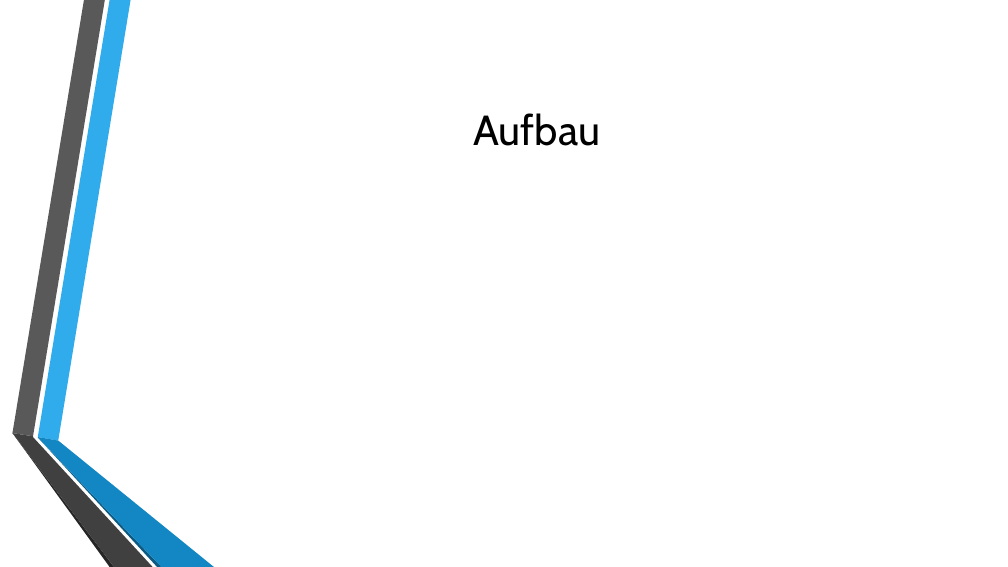
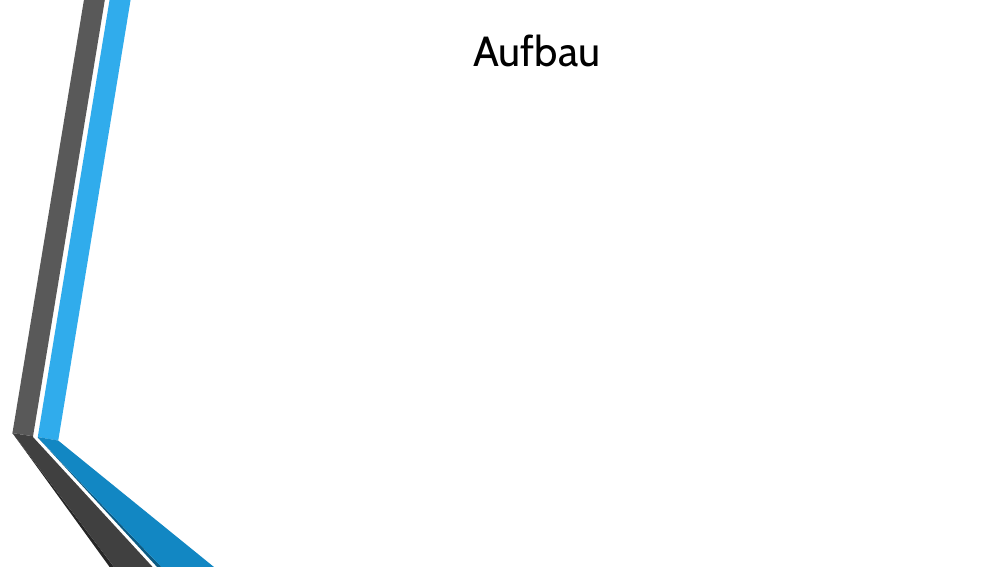
Before and after one commit to AlexFireBirds/CAS-Embedded-System-2018---Object-Tracking, a slide deck: slide 4 of 00_Dokumentation/Präsentation.pptx. Drawn at 1008x567 pixels with LibreOffice and Linux fonts; fonts in the diff are those of the drawing; background and template pictures are left out. Boxes give left, top, right and bottom in pixels: in the first picture for what was removed or moved away, otherwise in the second. Text is boxed around its words. In the diff, an @@ line names an element or a change of style, - is before the commit and + after.

```diff
--- a/00_Dokumentation/Präsentation.pptx
+++ b/00_Dokumentation/Präsentation.pptx
@@ title "Aufbau" moved from (x1=474, y1=113, x2=601, y2=146) to (x1=474, y1=34, x2=601, y2=67) @@
```
Also in this commit, not shown: 16 other slides changed, 1 other file.
